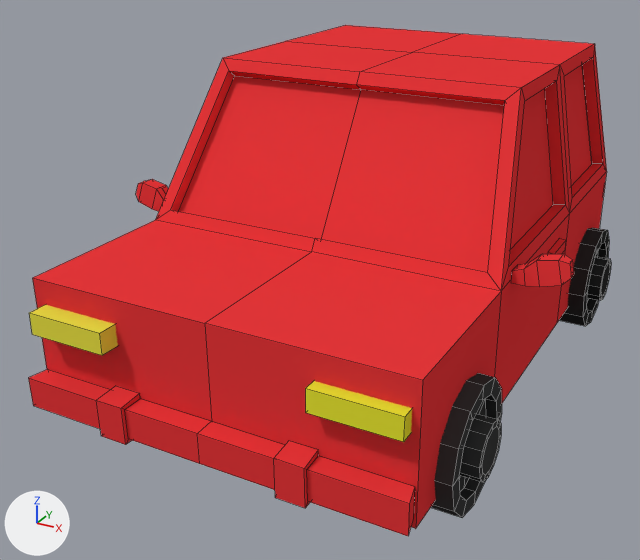
The Blender file Blender/car final product.blend, before and after one commit.
One viewpoint serves both versions: a 50 mm lens placed at (2.06, -4.2, 1.68), pointed at (-0.16, -0.17, -0.34). Every picture has the same lights, and +X, +Y and +Z are marked at lower left. Mesh edges are drawn as thin lines.

The scene before the commit, as lines of its bpy script (objects in view):
```python
me_cube_001 = bpy.data.meshes.new('Cube.001')
me_cube_001.from_pydata(...)  # 576 vertices, 514 faces; spans x -1.27..1.27, y -1.57..1.75, z -0.91..0.82
me_cube_001.materials.append(mat_material_001)  # red #e7373a
me_cube_001.materials.append(mat_wheels_001)  # black #3b3b3b
me_cube_001.materials.append(mat_wheel)  # black #2c2c2c
me_cube_001.materials.append(mat_material_007)  # black #383838
me_cube_001.materials.append(mat_material_006)  # black #2a2a2a
me_cube_001.materials.append(mat_material_005)  # yellow #e7e433
me_cube_001.materials.append(mat_material_004)  # yellow #e7de45
me_cube_001.materials.append(mat_material_003)  # yellow #e7da46
me_cube_001.materials.append(mat_car_color)  # yellow #e7d751
ob_car = bpy.data.objects.new('Car', me_cube_001)
ob_car.location = (0.0, -0.022, 0.0)
```
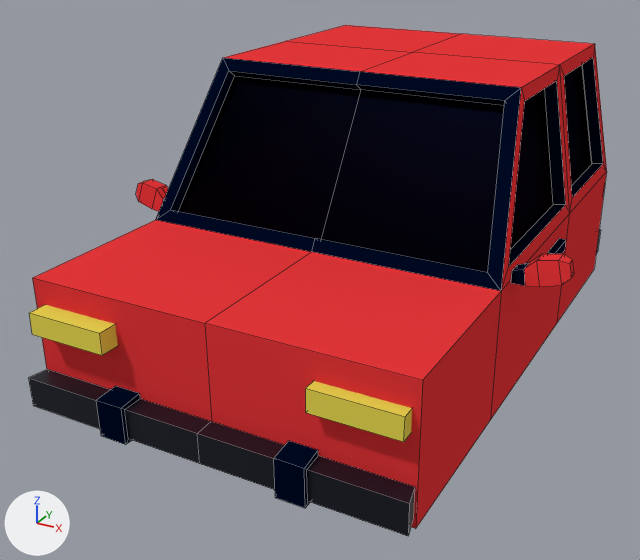
Commit message: Fixed car

Where the change shows, as pixel boxes (x1, y1, x2, y2) in the pictures (640 x 560 px):
'Car', reshaped: before (28, 25, 611, 536); after (28, 25, 607, 536)
part 1 of me_cube_001, deleted (black): before (431, 373, 502, 518)
part 2 of me_cube_001, deleted (black): before (559, 227, 611, 326)
part 3 of me_cube_001, recoloured (red to black): (97, 58, 603, 508) in both
part 4 of me_cube_001, recoloured: (179, 65, 592, 273) in both
part 5 of me_cube_001, recoloured (red to black): (28, 369, 415, 536) in both
part 6 of me_cube_001, recoloured: (306, 381, 412, 442) in both
part 7 of me_cube_001, recoloured: (33, 305, 109, 354) in both

Diff of the bpy script that builds the scene:
```diff
--- a/Blender/car final product.blend.py
+++ b/Blender/car final product.blend.py
@@ mat_caraccents1 @@
+mat_caraccents1 = principled_material('CarAccents1')
+mat_caraccents1.base_color = (0.000086, 0.00152, 0.00902)  # black #000518
@@ mat_glass @@
+mat_glass = bpy.data.materials.new('Glass')
+# nodes: BsdfGlass, OutputMaterial, Value
+# colours: dark blue #171e41
@@ mat_caraccents @@
+mat_caraccents = diffuse_material('CarAccents')
+mat_caraccents.base_color = (0.0, 0.00328, 0.0179)  # black #000b24
@@ me_cube_001 @@
 # used by ob_car; location = (0.0, -0.022, 0.0)
-me_cube_001.from_pydata(...)  # 576 vertices, 514 faces; spans x -1.27..1.27, y -1.57..1.75, z -0.91..0.82
-me_cube_001.materials.append(mat_wheels_001)  # black #3b3b3b
-me_cube_001.materials.append(mat_wheel)  # black #2c2c2c
-me_cube_001.materials.append(mat_material_007)  # black #383838
-me_cube_001.materials.append(mat_material_006)  # black #2a2a2a
-me_cube_001.materials.append(mat_material_003)  # yellow #e7da46
+me_cube_001.from_pydata(...)  # 264 vertices, 242 faces; spans x -1.27..1.27, y -1.57..1.75, z -0.71..0.82
+# me_cube_001 part 1: the loose piece of 84 vertices spanning x 0.73..1.14, y -1.25..-0.61, z -0.9..-0.27 is deleted
+# me_cube_001 part 2: the loose piece of 84 vertices spanning x 0.75..1.15, y 0.93..1.58, z -0.91..-0.28 is deleted
+# me_cube_001 part 3: 86 faces spanning x -1.26..1.26, y -1.57..1.64, z -0.69..0.82 switch from mat_material_001 (red #e7373a) to mat_caraccents (black #000b24)
+# me_cube_001 part 4: 14 faces spanning x -1.25..1.25, y -0.42..1.58, z 0.0..0.74 switch from mat_material_001 (red #e7373a) to mat_glass
+# me_cube_001 part 5: 22 faces spanning x -1.01..1.01, y -1.55..1.72, z -0.66..-0.43 switch from mat_material_001 (red #e7373a) to mat_caraccents1 (black #000518)
+# me_cube_001 part 6: 5 faces spanning x 0.53..0.96, y -1.51..-1.4, z -0.25..-0.14 switch from mat_material_005 (yellow #e7e433) to mat_car_color (yellow #e7d751)
+# me_cube_001 part 7: 5 faces spanning x -0.94..-0.51, y -1.55..-1.44, z -0.24..-0.13 switch from mat_material_004 (yellow #e7de45) to mat_car_color (yellow #e7d751)
```
